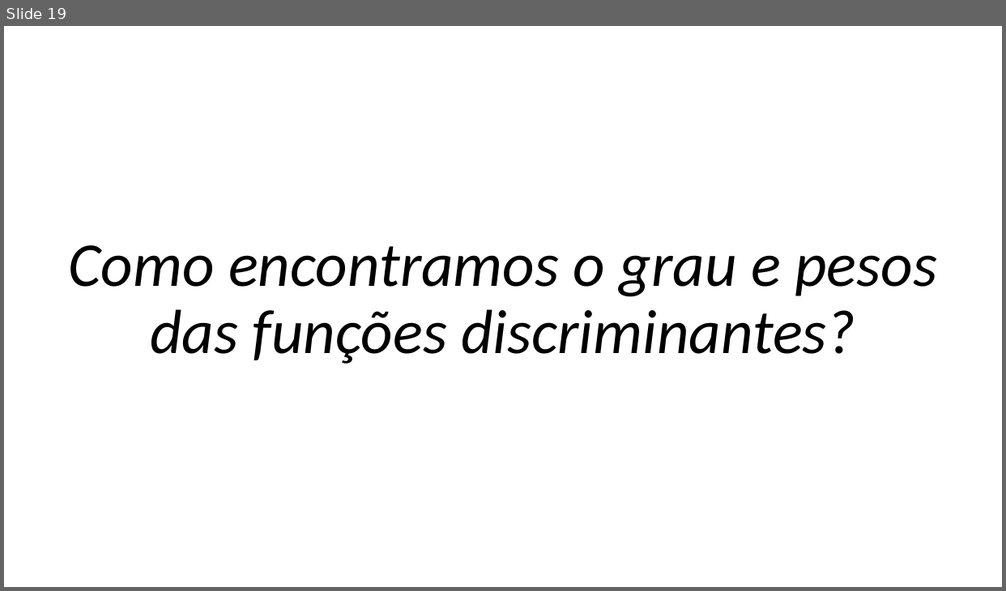
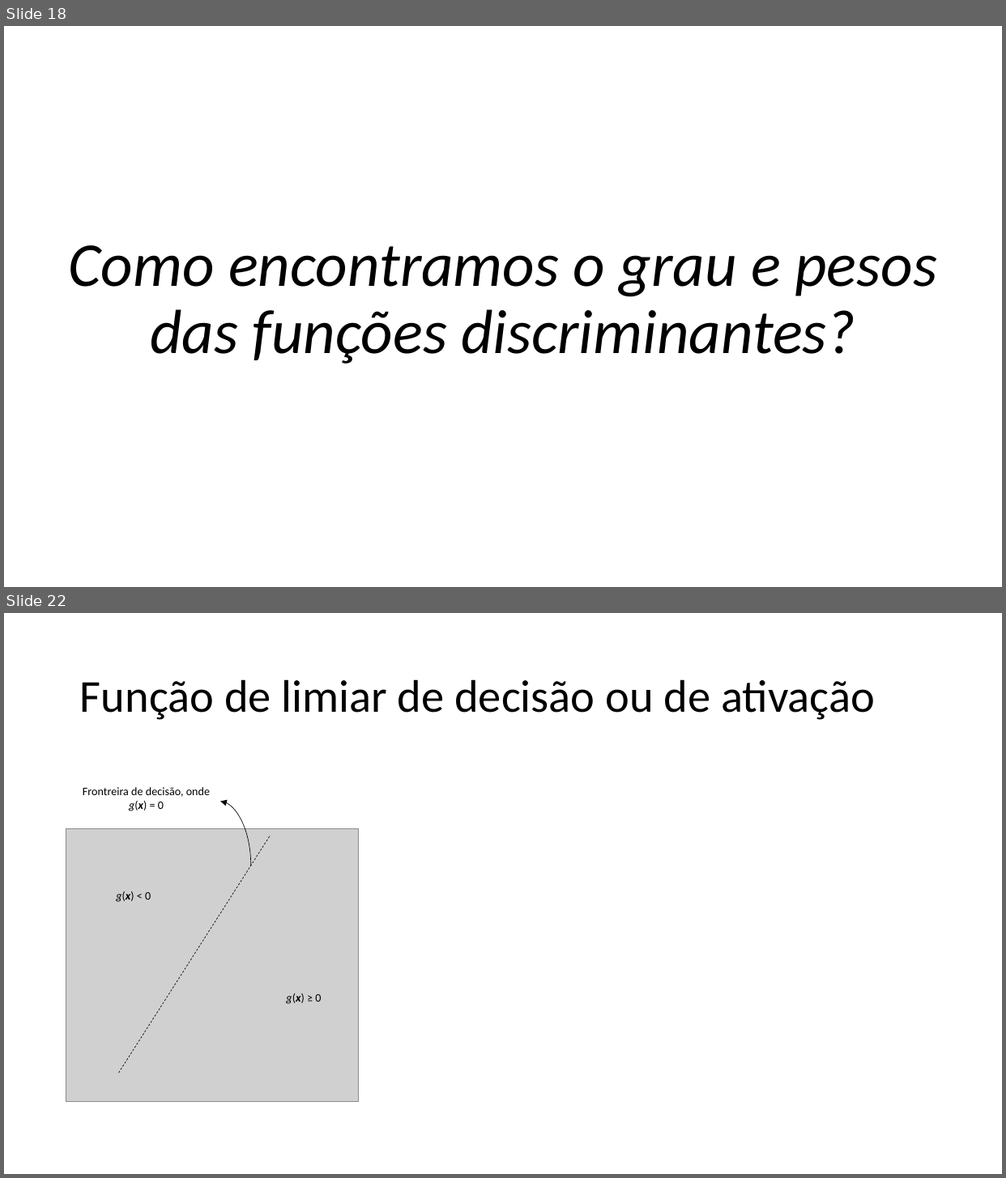
Before and after one commit to zz4fap/c24_inteligencia_artificial, a slide deck: slides/C24_Classificação.pptx. Shown one above the other, each under a label of ours: slide 19 before the commit, slides 18 and 22 after it; the slides between them are not shown. The pictures are 1006x591 and 1006x1178 pixels, drawn with LibreOffice and Linux fonts; fonts in the diff are those of the drawing; grey boxes stand for pictures. Boxes give left, top, right and bottom in pixels: in the first picture for what was removed or moved away, otherwise in the second. Text is boxed around its words. In the diff, an @@ line names an element or a change of style, - is before the commit and + after.

```diff
--- a/slides/C24_Classificação.pptx
+++ b/slides/C24_Classificação.pptx
@@ slide 22 added at <box>4,613,1002,1174</box>, background #FFFFFF @@
@@ title added at <box>80,679,875,720</box>, 44 pt, text #000000 @@
+Função de limiar de decisão ou de ativação
@@ group added at <box>66,787,358,1102</box>: 3 texts, 1 picture, 1 line, 1 curved arrow @@
+Frontreira de decisão, onde g(x) = 0
+g(x) ≥ 0
+g(x) < 0
@@ what was slide 19 is now slide 18 @@
```
Also in this commit, not shown: 2 slides changed, 13 other slides added, 1 slide removed, 4 other files.
